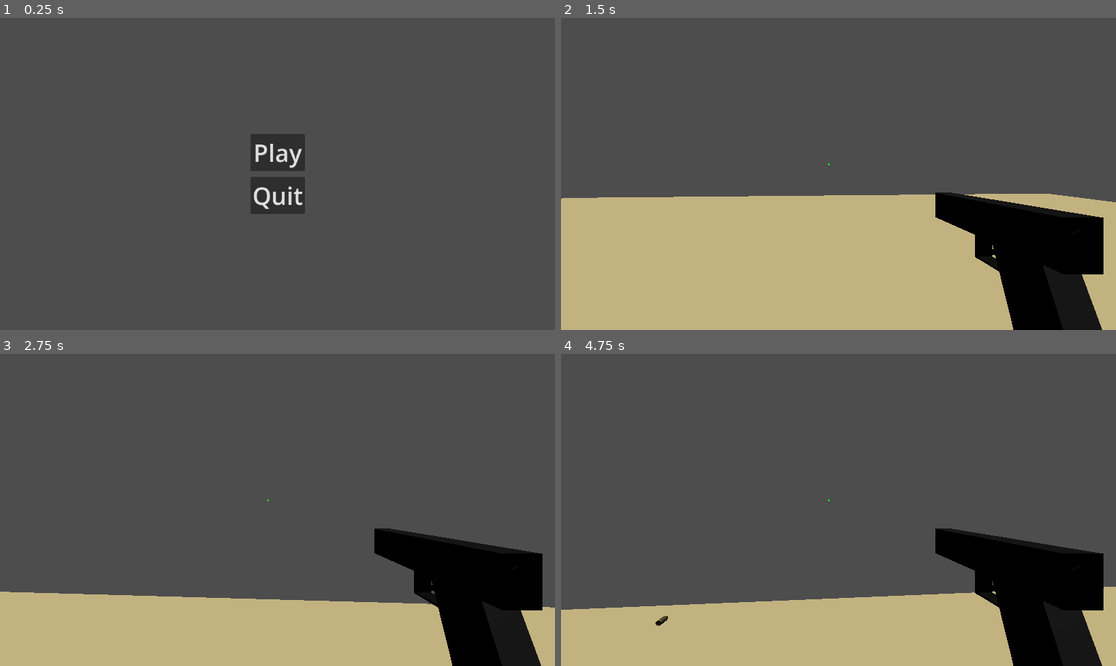
Above: before the commit, frames 1-4 (two rows, left to right).
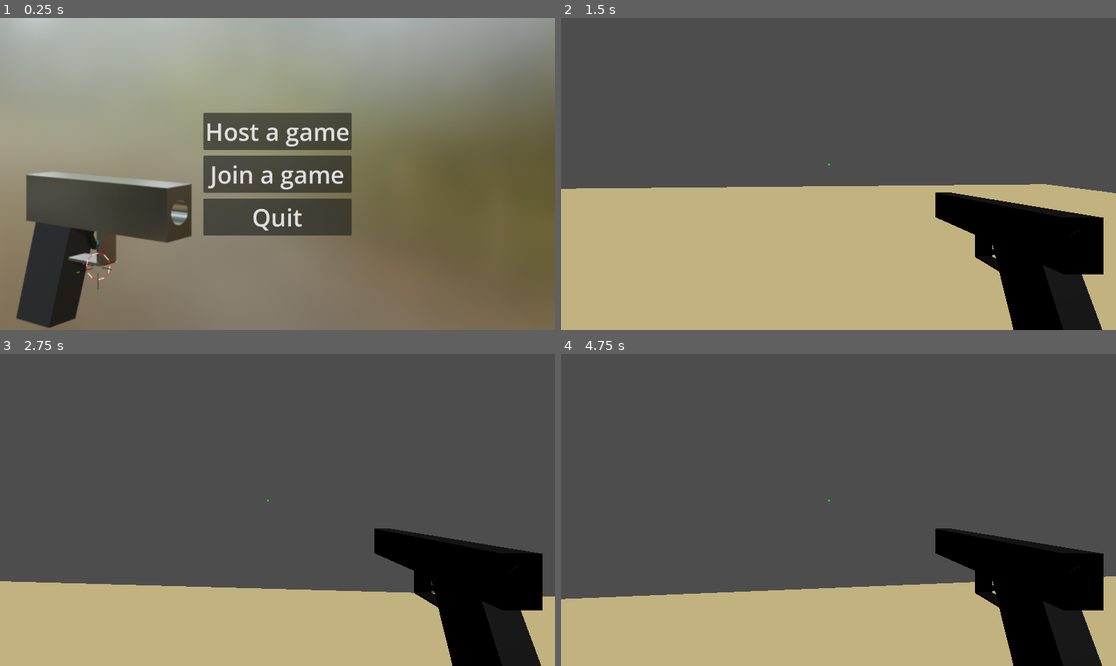
Above: after the commit, the same moments.

Repository: GazizVR/special-shot
Game: Godot game, scene res://scenes/Menu.tscn
Same seed, same stepped clock (60 frames per second), same inputs: the game is played once before the commit and once after it.
Inputs (mouse positions are in pixels of both pictures, inside the frame that each line leads up to):
- Up to frame 1 (0.25 s): no input
- Up to frame 2 (1.5 s): click "Play" (after the commit: "Host a game") at 0.5 s; tap Enter at 1.25 s; move the mouse to (866, 174) at 1.27 s; hold W (walk_forward) from 1.28 s (still down); tap Ctrl (crouch) at 1.35 s
- Up to frame 3 (2.75 s): keep holding W (walk_forward); move the mouse to (249, 510) at 2.02 s; click (249, 510) at 2.1 s
- Up to frame 4 (4.75 s): keep holding W (walk_forward); move the mouse to (849, 503) at 2.77 s; tap Ctrl (crouch) at 2.85, 4.35 s; tap Space at 3.5 s; move the mouse to (832, 516) at 3.52 s; click (832, 516) at 3.6 s; move the mouse to (877, 513) at 4.27 s

The runs differ from the first frame. In frame 1, 91% of the frame differs, in the area x 0-100%, y 0-100%; in frame 2, 2.9%; in frame 3, 2.7%; in frame 4, 2.7%.

Commit message:
feat(main-menu): кнопки для создани я и подклчения к лобби и background image

Diff:
--- a/scenes/Bullet.tscn
+++ b/scenes/Bullet.tscn
@@ -1,6 +1,6 @@
 [gd_scene format=3 uid="uid://ulnt8khld6xx"]
 
-[ext_resource type="PackedScene" uid="uid://b0t43bhmpy62c" path="res://models/Bullet.glb" id="1_hf8mt"]
+[ext_resource type="PackedScene" uid="uid://b0t43bhmpy62c" path="res://assets/models/Bullet.glb" id="1_hf8mt"]
 [ext_resource type="Script" uid="uid://crhkkigqn8tv1" path="res://scripts/bullet.gd" id="1_p1sfj"]
 
 [sub_resource type="CapsuleShape3D" id="CapsuleShape3D_h1aey"]
--- a/scenes/Gun.tscn
+++ b/scenes/Gun.tscn
@@ -1,7 +1,7 @@
 [gd_scene format=3 uid="uid://dfgm1lnq7yylj"]
 
 [ext_resource type="Script" uid="uid://dtdt2yixti8f2" path="res://scripts/gun.gd" id="1_ljf13"]
-[ext_resource type="PackedScene" uid="uid://bcslj1xxa88ab" path="res://models/Gun.glb" id="2_h5px7"]
+[ext_resource type="PackedScene" uid="uid://bcslj1xxa88ab" path="res://assets/models/Gun.glb" id="2_h5px7"]
 [ext_resource type="PackedScene" uid="uid://ulnt8khld6xx" path="res://scenes/Bullet.tscn" id="3_ljf13"]
 
 [node name="Gun" type="Node3D" unique_id=1689518192]
--- a/scenes/Menu.tscn
+++ b/scenes/Menu.tscn
@@ -1,8 +1,9 @@
 [gd_scene format=3 uid="uid://c0iwtwwlag4pt"]
 
 [ext_resource type="Script" uid="uid://vara0lsm3f2m" path="res://scripts/menu.gd" id="1_yqeox"]
+[ext_resource type="Texture2D" uid="uid://cvlh5reuleewq" path="res://assets/pics/main_menu_bg.png" id="2_upctu"]
 
-[node name="menu" type="Control" unique_id=1652089702]
+[node name="Menu" type="Control" unique_id=1652089702]
 layout_mode = 3
 anchors_preset = 15
 anchor_right = 1.0
@@ -10,6 +11,15 @@
 grow_horizontal = 2
 grow_vertical = 2
 script = ExtResource("1_yqeox")
+
+[node name="MenuBackground" type="TextureRect" parent="." unique_id=248395104]
+layout_mode = 1
+anchors_preset = 15
+anchor_right = 1.0
+anchor_bottom = 1.0
+grow_horizontal = 2
+grow_vertical = 2
+texture = ExtResource("2_upctu")
 
 [node name="MainMenu" type="VBoxContainer" parent="." unique_id=1318785747]
 layout_mode = 1
@@ -30,7 +40,12 @@
 [node name="PlayBtn" type="Button" parent="MainMenu" unique_id=1383492899]
 layout_mode = 2
 theme_override_font_sizes/font_size = 50
-text = "Play"
+text = "Host a game"
+
+[node name="Button" type="Button" parent="MainMenu" unique_id=415567783]
+layout_mode = 2
+theme_override_font_sizes/font_size = 50
+text = "Join a game"
 
 [node name="QuitBtn" type="Button" parent="MainMenu" unique_id=1965170476]
 layout_mode = 2
--- a/scenes/Player.tscn
+++ b/scenes/Player.tscn
@@ -1,6 +1,6 @@
 [gd_scene format=3 uid="uid://b8oxkj8oidru1"]
 
-[ext_resource type="PackedScene" uid="uid://bbl0hgeru6g3v" path="res://models/Player.glb" id="1_3vyb7"]
+[ext_resource type="PackedScene" uid="uid://bbl0hgeru6g3v" path="res://assets/models/Player.glb" id="1_3vyb7"]
 [ext_resource type="Script" uid="uid://govfvmcim26r" path="res://scripts/player.gd" id="1_g2els"]
 
 [sub_resource type="CapsuleShape3D" id="CapsuleShape3D_g2els"]
Renamed: models/Bullet.glb -> assets/models/Bullet.glb
Not shown, changed: assets/models/Bullet.glb.import
Renamed: models/Gun.glb -> assets/models/Gun.glb
Not shown, changed: assets/models/Gun.glb.import
Renamed: models/Player.glb -> assets/models/Player.glb
Not shown, changed: assets/models/Player.glb.import
Binary file added: assets/pics/main_menu_bg.png
Not shown, added: assets/pics/main_menu_bg.png.import
